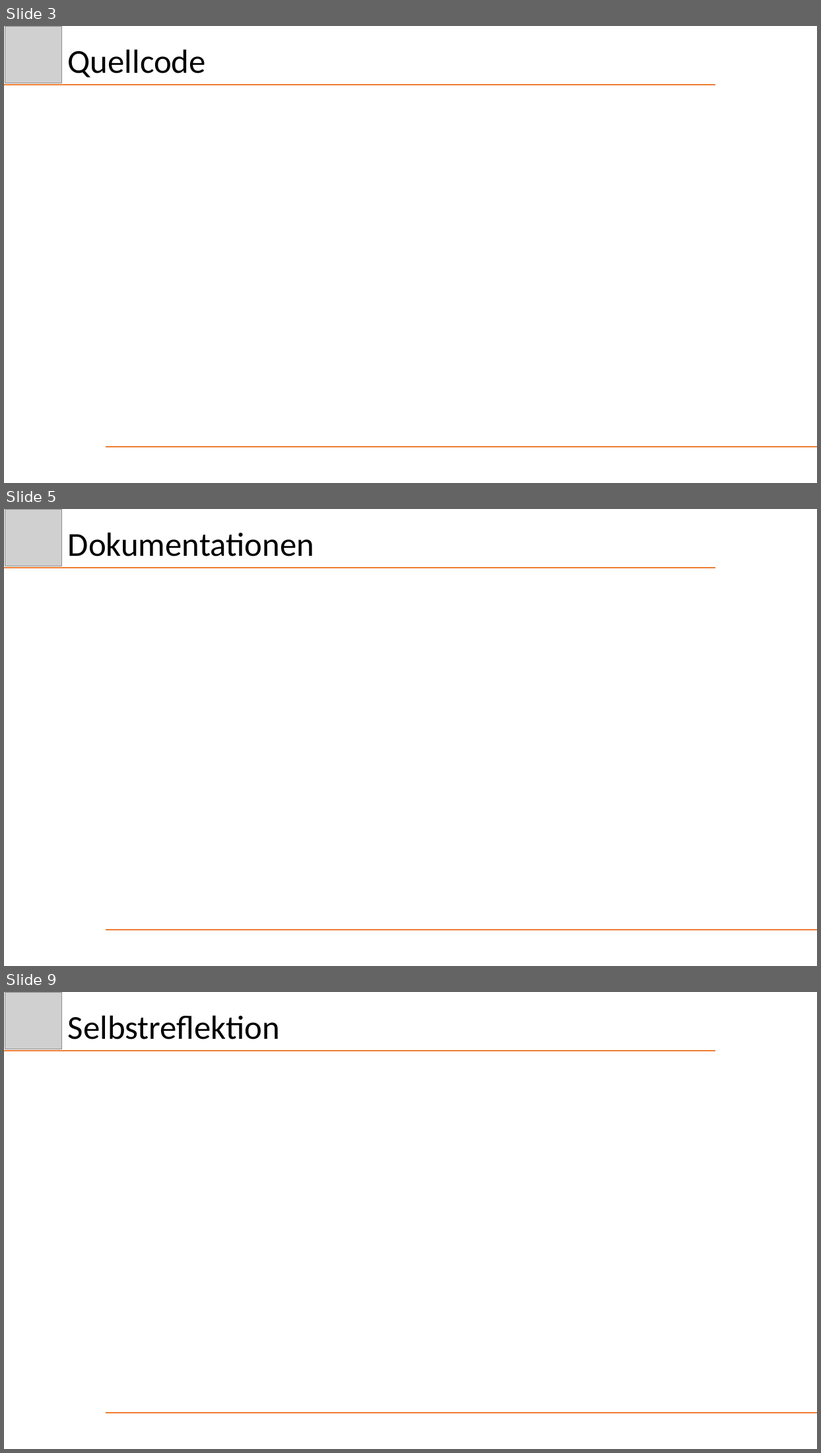
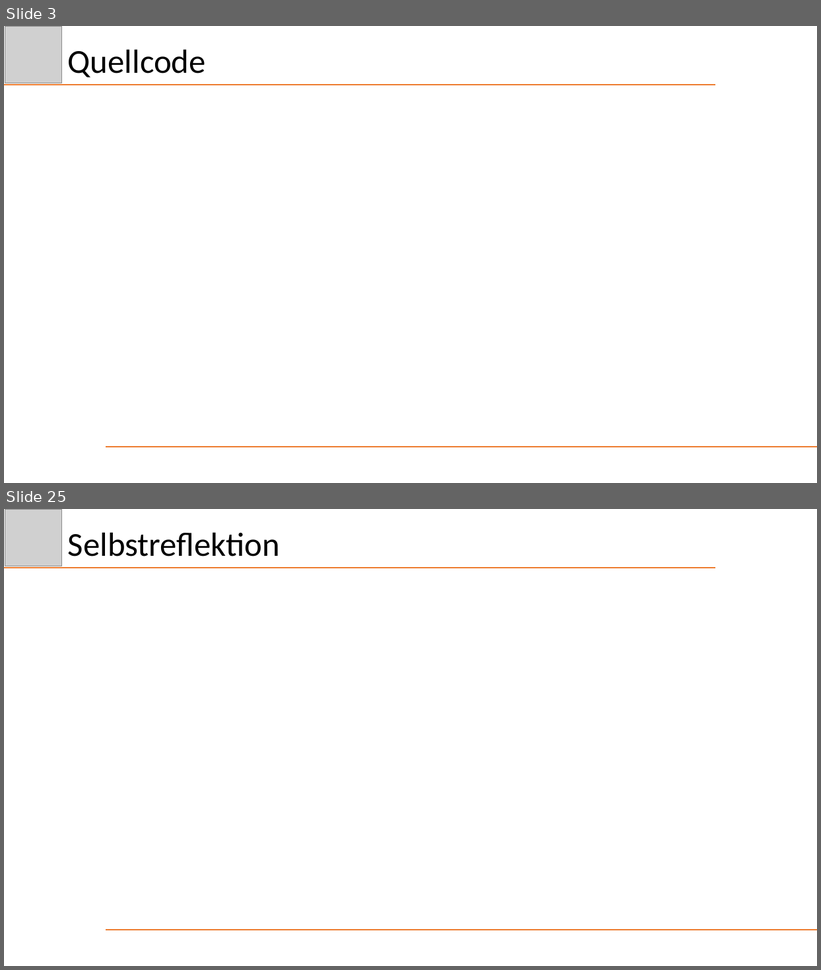
Before and after one commit to Schnitzel128/sejava, a slide deck: Präsentation/DezHex.pptx. Shown one above the other, each under a label of ours: slides 3, 5 and 9 before the commit, slides 3 and 25 after it; the slides between them are not shown. The pictures are 821x1453 and 821x970 pixels, drawn with LibreOffice and Linux fonts; fonts in the diff are those of the drawing; grey boxes stand for pictures. Boxes give left, top, right and bottom in pixels: in the first picture for what was removed or moved away, otherwise in the second. Text is boxed around its words. In the diff, an @@ line names an element or a change of style, - is before the commit and + after.

```diff
--- a/Präsentation/DezHex.pptx
+++ b/Präsentation/DezHex.pptx
@@ slide 5 removed at bbox=[4, 509, 817, 966], background #FFFFFF @@
@@ picture removed at bbox=[5, 509, 62, 566] @@
@@ title removed at bbox=[68, 532, 314, 557] @@
-Dokumentationen
@@ line removed from (4, 568) to (716, 568) @@
@@ line removed from (106, 930) to (817, 930) @@
@@ what was slide 9 is now slide 25 @@
```
Also in this commit, not shown: 4 slides changed, 17 slides added, 3 other files.
